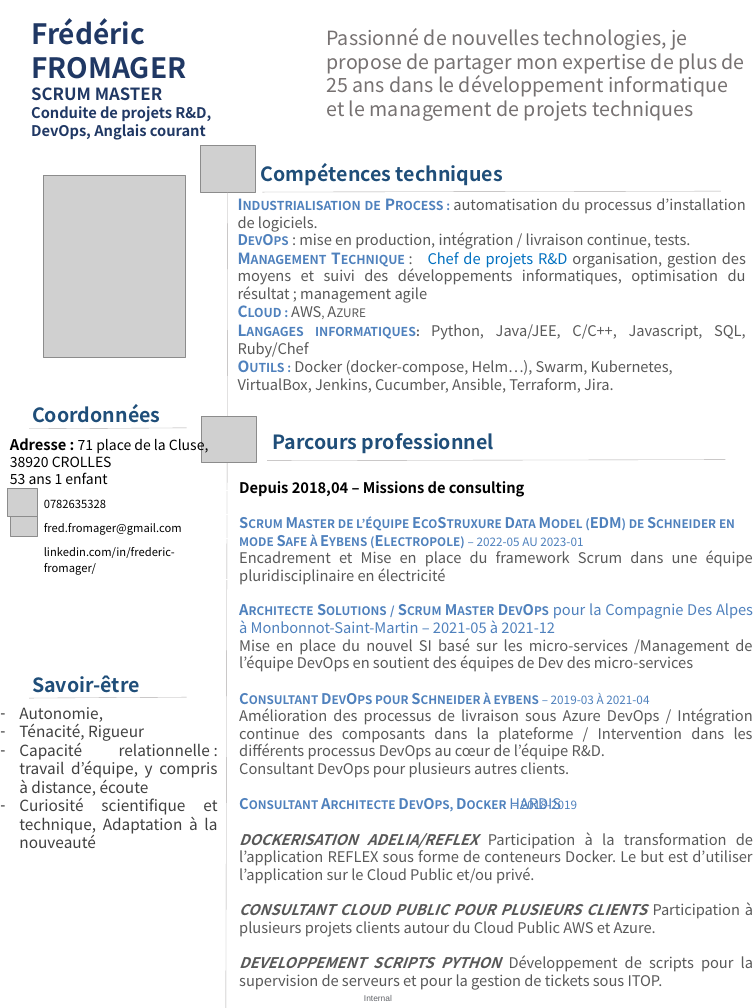
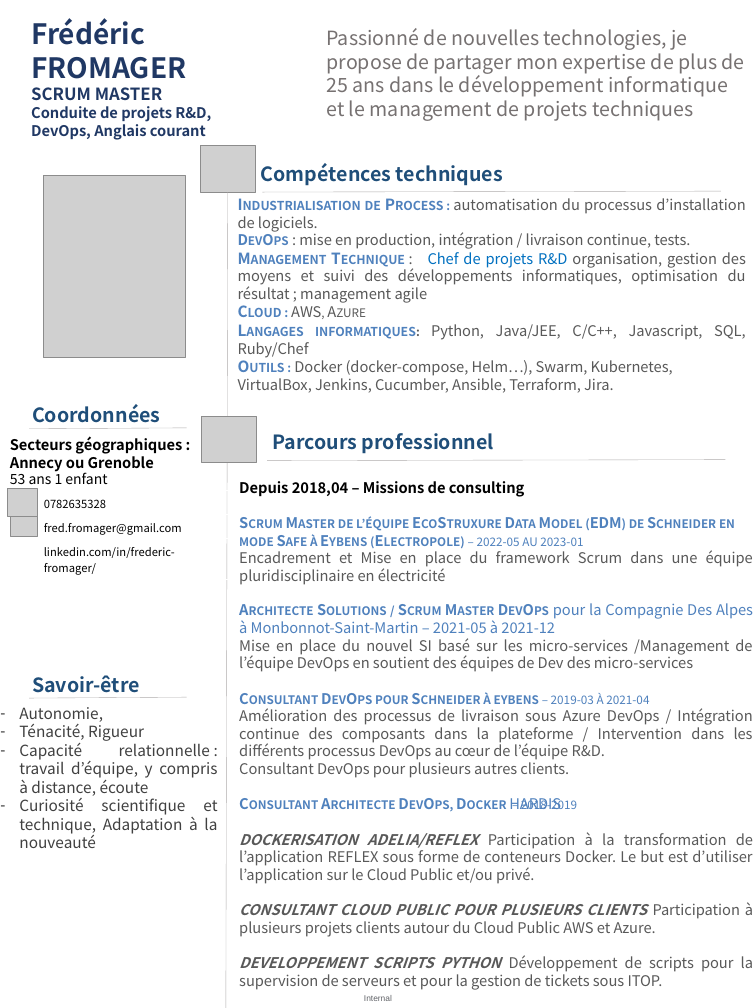
Before and after one commit to Solifred38/cv, a slide deck: slide 1 of CV_FFROMAGER.pptx. Drawn at 756x1008 pixels with LibreOffice and Linux fonts; fonts in the diff are those of the drawing; grey boxes stand for pictures; background and template pictures are left out. Boxes give left, top, right and bottom in pixels: in the first picture for what was removed or moved away, otherwise in the second. Text is boxed around its words. In the diff, an @@ line names an element or a change of style, - is before the commit and + after.

Commit message:
suppression adresse CV

```diff
--- a/CV_FFROMAGER.pptx
+++ b/CV_FFROMAGER.pptx
@@ text at bbox=[10, 436, 182, 472]: text changed; size 10 to 10.5 pt; bold on @@
-Adresse : 71 place de la Cluse, 38920 CROLLES
+Secteurs géographiques :
+Annecy ou Grenoble
```
Also in this commit, not shown: 1 other file.
